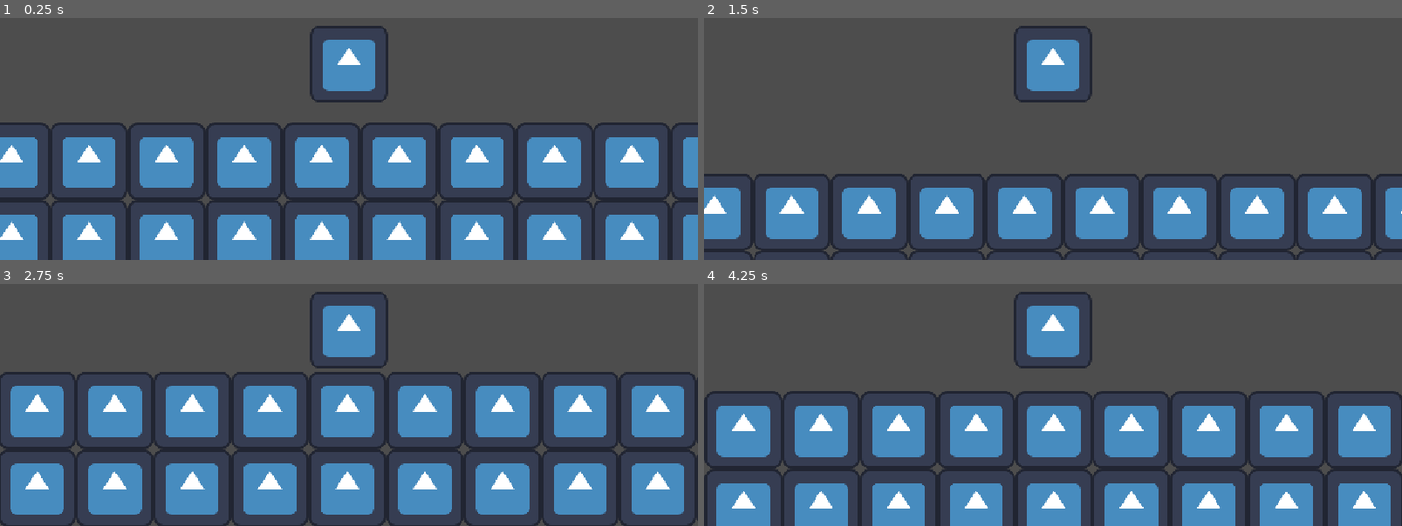
Above: before the commit, frames 1-4 (two rows, left to right).
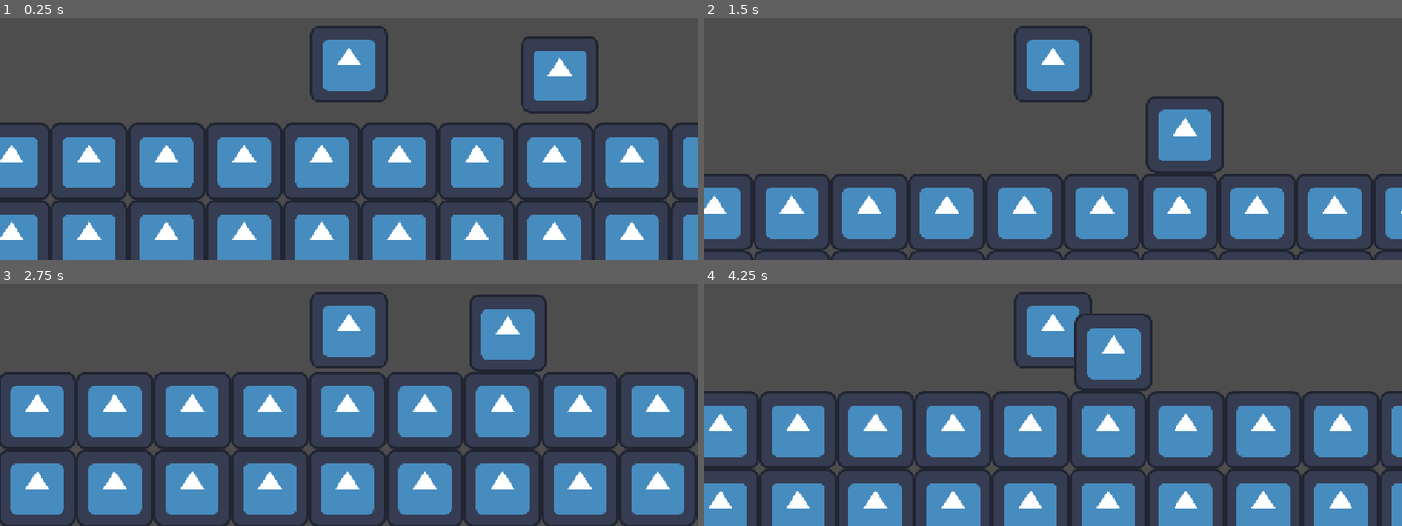
Above: after the commit, the same moments.

Repository: YiepFox/mmj-finale-game
Game: Godot game, scene res://Scenes/Parasite/node_2d.tscn
The game is run twice, just before and just after one commit, with the same random seed, the same clock (stepped at 60 frames per second) and the same inputs. The project has no main scene, so this scene is started directly. The engine's default icon, where the game draws it, is replaced by a stand-in: a white triangle on a blue panel in a dark square.
Inputs (mouse positions are in pixels of both pictures, inside the frame that each line leads up to):
- Up to frame 1 (0.25 s): no input
- Up to frame 2 (1.5 s): move the mouse to (1206, 44) at 0.52 s; hold D (move_right) from 0.53 s (still down); click (1206, 44) at 0.6 s; tap Space (jump) at 0.77 s; move the mouse to (913, 83) at 1.27 s; click (913, 83) at 1.35 s
- Up to frame 3 (2.75 s): tap Space (jump) at 1.52 s; move the mouse to (outside the picture) at 2.02 s; release D (move_right) at 2.03 s; hold A (move_left) from 2.03 s (still down); tap X (interact) at 2.1 s; click (outside the picture) at 2.3 s
- Up to frame 4 (4.25 s): move the mouse to (1018, 407) at 2.77 s; release A (move_left) at 2.78 s; hold D (move_right) from 2.78 s (still down); click (1018, 407) at 2.85 s; tap Space (jump) at 3.02, 3.77 s; move the mouse to (1262, 388) at 3.52 s; click (1262, 388) at 3.6 s

The runs differ from the first frame. In frame 1, 2.0% of the frame differs, in the area x 74-86%, y 7-40%; in frame 2, 2.0%; in frame 3, 2.0%; in frame 4, 32%, in the area x 0-100%, y 12-100%.

Commit message:
the Enemy + Player attack

Diff:
--- a/Scenes/Parasite/node_2d.tscn
+++ b/Scenes/Parasite/node_2d.tscn
@@ -2,6 +2,7 @@
 
 [ext_resource type="Texture2D" uid="uid://dg4b0e2r6u2b1" path="res://icon.svg" id="1_gpndb"]
 [ext_resource type="PackedScene" uid="uid://c5c4it4vkhdpn" path="res://Scenes/Parasite/parasite.tscn" id="2_ciqra"]
+[ext_resource type="PackedScene" uid="uid://c0i8xx23er3ik" path="res://Scenes/enemy/prototype_emeny.tscn" id="3_ciqra"]
 
 [sub_resource type="TileSetAtlasSource" id="TileSetAtlasSource_djyds"]
 texture = ExtResource("1_gpndb")
@@ -22,3 +23,6 @@
 
 [node name="Parasite" parent="." unique_id=1549252458 instance=ExtResource("2_ciqra")]
 position = Vector2(-19, -105)
+
+[node name="prototype_emeny" parent="." unique_id=1170672184 instance=ExtResource("3_ciqra")]
+position = Vector2(329, -108)
--- a/Scenes/Parasite/parasite.gd
+++ b/Scenes/Parasite/parasite.gd
@@ -28,6 +28,8 @@
 ##Check if the player is on dry land
 var _is_in_ground:bool = false
 
+##The current enemy that is on the attack_area
+var _current_enemy = null
 
 func _physics_process(delta: float) -> void:
 	if Input.is_action_just_pressed("interact"):
@@ -37,6 +39,10 @@
 		_terrestrial_movement(delta)
 	else:
 		_aquatic_movement(delta)
+
+	if _current_enemy and Input.is_action_just_pressed("attack"):
+		_current_enemy._life -= 1
+		_current_enemy._damage()
 
 	move_and_slide()
 
@@ -49,6 +55,12 @@
 		velocity.y = _ground_jump_force
 
 	var direction := Input.get_axis("move_left","move_right")
+
+	if direction == 1:
+		$"attack area".rotation_degrees = 0
+	if direction == -1:
+		$"attack area".rotation_degrees = 180
+
 	velocity.x = lerp(velocity.x, direction * _ground_speed, _ground_acceleration * _delta * 60)
 
 ##Function of the parasite's movement within water
@@ -62,3 +74,19 @@
 
 	var direction := Input.get_axis("move_left","move_right")
 	velocity.x = lerp(velocity.x, direction * _water_speed, _aquatic_acceleration * _delta * 60)
+
+	if direction == 1:
+		$"attack area".rotation_degrees = 0
+	if direction == -1:
+		$"attack area".rotation_degrees = 180
+
+
+
+func _on_attack_area_body_entered(body: Node2D) -> void:
+	if body is Enemy:
+		_current_enemy = body
+
+
+func _on_attack_area_body_exited(body: Node2D) -> void:
+	if body is Enemy:
+		_current_enemy = null
--- a/Scenes/Parasite/parasite.tscn
+++ b/Scenes/Parasite/parasite.tscn
@@ -6,6 +6,9 @@
 [sub_resource type="CapsuleShape2D" id="CapsuleShape2D_57suy"]
 radius = 36.0
 height = 128.0
+
+[sub_resource type="RectangleShape2D" id="RectangleShape2D_xee50"]
+size = Vector2(124.5, 128)
 
 [node name="Parasite" type="CharacterBody2D" unique_id=1549252458]
 script = ExtResource("1_xee50")
@@ -17,3 +20,12 @@
 shape = SubResource("CapsuleShape2D_57suy")
 
 [node name="Camera" type="Camera2D" parent="." unique_id=500657537]
+
+[node name="attack area" type="Area2D" parent="." unique_id=1513326212]
+
+[node name="CollisionShape2D" type="CollisionShape2D" parent="attack area" unique_id=860770590]
+position = Vector2(78.25, 0)
+shape = SubResource("RectangleShape2D_xee50")
+
+[connection signal="body_entered" from="attack area" to="." method="_on_attack_area_body_entered"]
+[connection signal="body_exited" from="attack area" to="." method="_on_attack_area_body_exited"]
--- /dev/null
+++ b/Scenes/enemy/prototype_emeny.gd
@@ -0,0 +1,22 @@
+extends CharacterBody2D
+class_name Enemy
+
+var _default_life = 3
+var _life = _default_life
+
+func _physics_process(delta: float) -> void:
+
+	if not is_on_floor():
+		velocity += get_gravity() * delta
+
+	if _life <= 0:
+		queue_free()
+
+	move_and_slide()
+
+func _damage() -> void:
+	var tween = get_tree().create_tween()
+	tween.tween_property(self, "modulate", Color8(255, 80, 64), 0.1).set_trans(Tween.TRANS_EXPO)
+	await tween.finished
+	var tween2 = get_tree().create_tween()
+	tween2.tween_property(self, "modulate", Color.WHITE, 0.3).set_trans(Tween.TRANS_QUAD)
--- /dev/null
+++ b/Scenes/enemy/prototype_emeny.tscn
@@ -0,0 +1,16 @@
+[gd_scene format=3 uid="uid://c0i8xx23er3ik"]
+
+[ext_resource type="Texture2D" uid="uid://dg4b0e2r6u2b1" path="res://icon.svg" id="1_acgxw"]
+[ext_resource type="Script" uid="uid://b5au3efmg0qst" path="res://Scenes/enemy/prototype_emeny.gd" id="1_l6mxi"]
+
+[sub_resource type="RectangleShape2D" id="RectangleShape2D_l6mxi"]
+size = Vector2(128, 128)
+
+[node name="prototype_emeny" type="CharacterBody2D" unique_id=1170672184]
+script = ExtResource("1_l6mxi")
+
+[node name="CollisionShape2D" type="CollisionShape2D" parent="." unique_id=681972411]
+shape = SubResource("RectangleShape2D_l6mxi")
+
+[node name="Sprite2D" type="Sprite2D" parent="." unique_id=1880983659]
+texture = ExtResource("1_acgxw")
Not shown, added: Scenes/enemy/prototype_emeny.gd.uid
